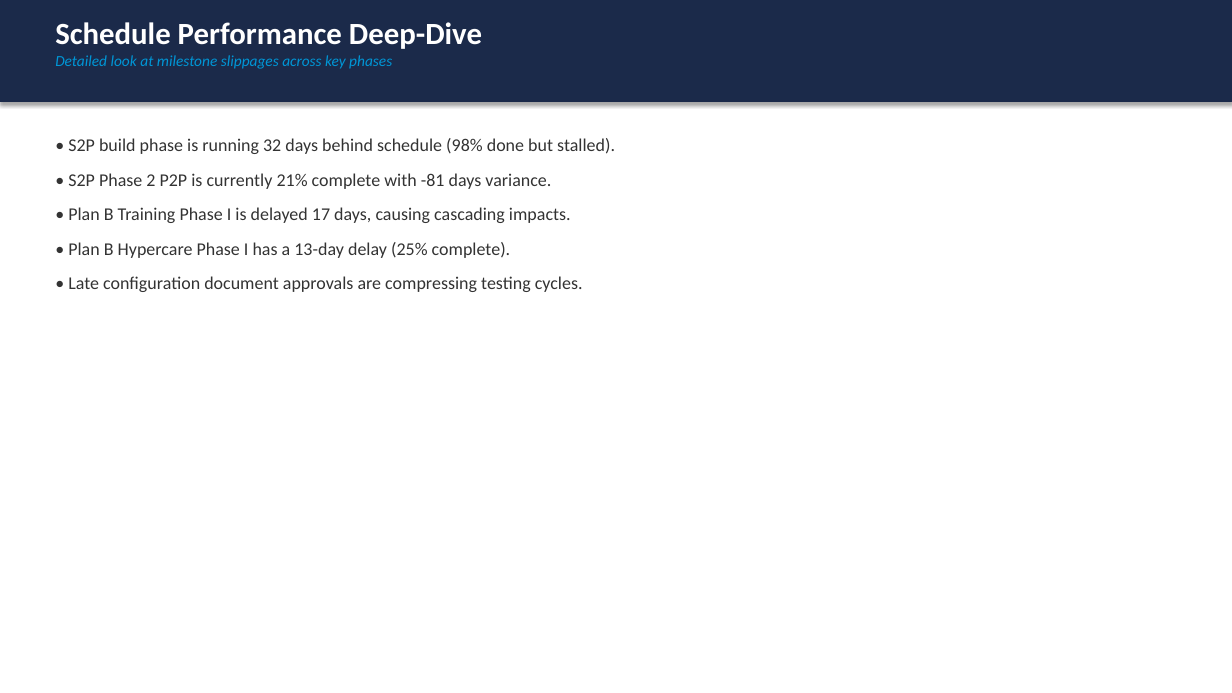
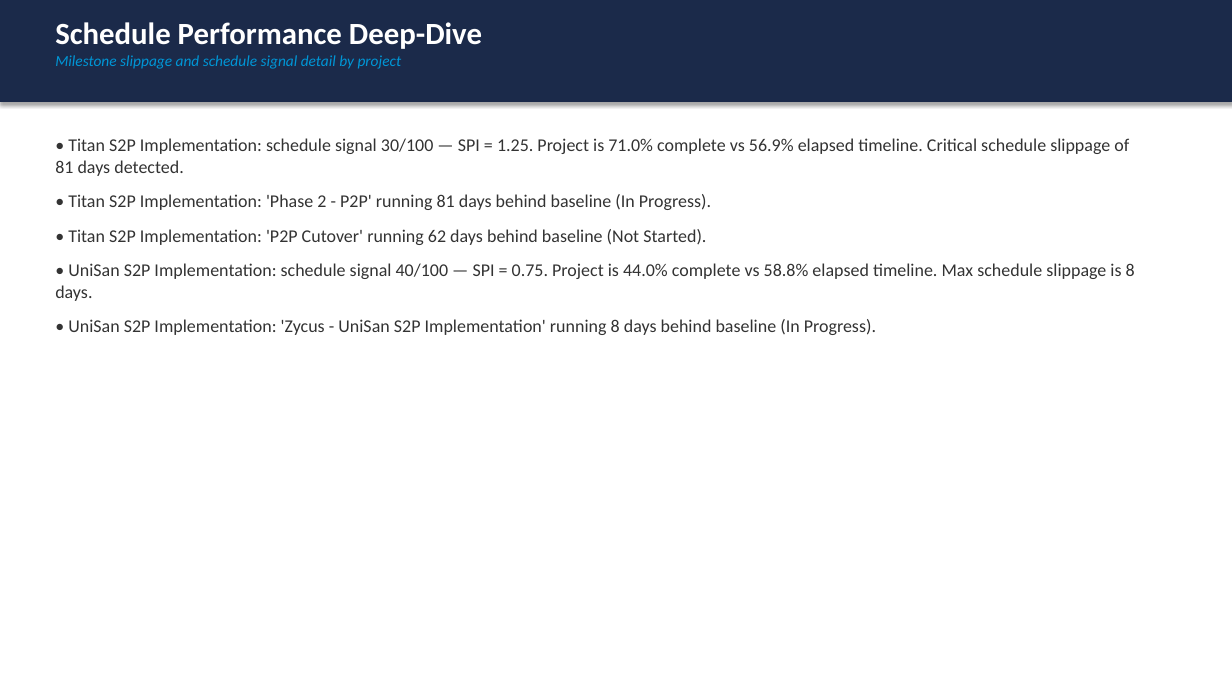
Before and after one commit to AshrafAhmed9/project-health-agent, a slide deck: slide 4 of outputs/monthly_presentation/executive_deck_july_2026.pptx. Drawn at 1232x693 pixels with LibreOffice and Linux fonts; fonts in the diff are those of the drawing. Boxes give left, top, right and bottom in pixels: in the first picture for what was removed or moved away, otherwise in the second. Text is boxed around its words. In the diff, an @@ line names an element or a change of style, - is before the commit and + after.

```diff
--- a/outputs/monthly_presentation/executive_deck_july_2026.pptx
+++ b/outputs/monthly_presentation/executive_deck_july_2026.pptx
@@ text at box(55, 55, 402, 69): text changed @@
-Detailed look at milestone slippages across key phases
+Milestone slippage and schedule signal detail by project
@@ text at box(55, 138, 1135, 335): text changed @@
-• S2P build phase is running 32 days behind schedule (98% done but stalled).
-• S2P Phase 2 P2P is currently 21% complete with -81 days variance.
-• Plan B Training Phase I is delayed 17 days, causing cascading impacts.
-• Plan B Hypercare Phase I has a 13-day delay (25% complete).
-• Late configuration document approvals are compressing testing cycles.
+• Titan S2P Implementation: schedule signal 30/100 — SPI = 1.25. Project is 71.0% complete vs 56.9% elapsed timeline. Critical schedule slippage of 81 days detected.
+• Titan S2P Implementation: 'Phase 2 - P2P' running 81 days behind baseline (In Progress).
+• Titan S2P Implementation: 'P2P Cutover' running 62 days behind baseline (Not Started).
+• UniSan S2P Implementation: schedule signal 40/100 — SPI = 0.75. Project is 44.0% complete vs 58.8% elapsed timeline. Max schedule slippage is 8 days.
+• UniSan S2P Implementation: 'Zycus - UniSan S2P Implementation' running 8 days behind baseline (In Progress).
```
Also in this commit, not shown: 6 other slides changed, 9 other files.
